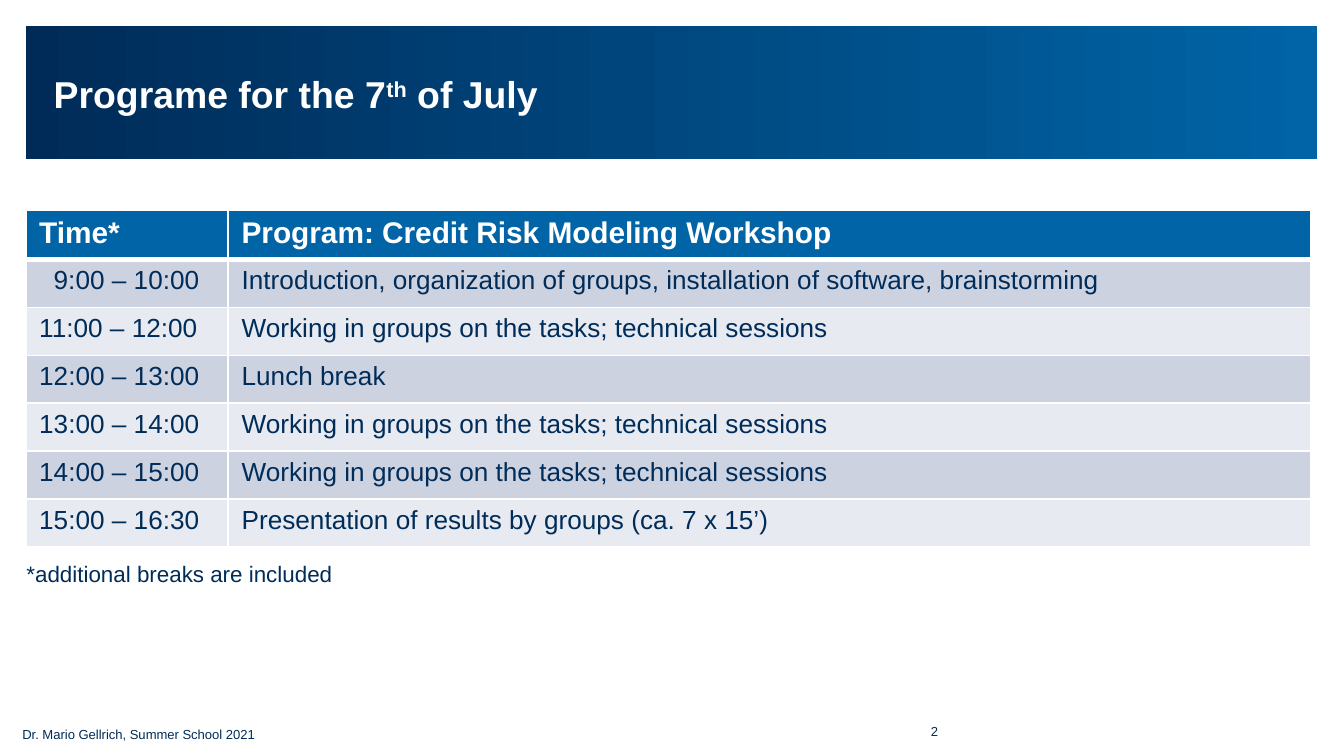
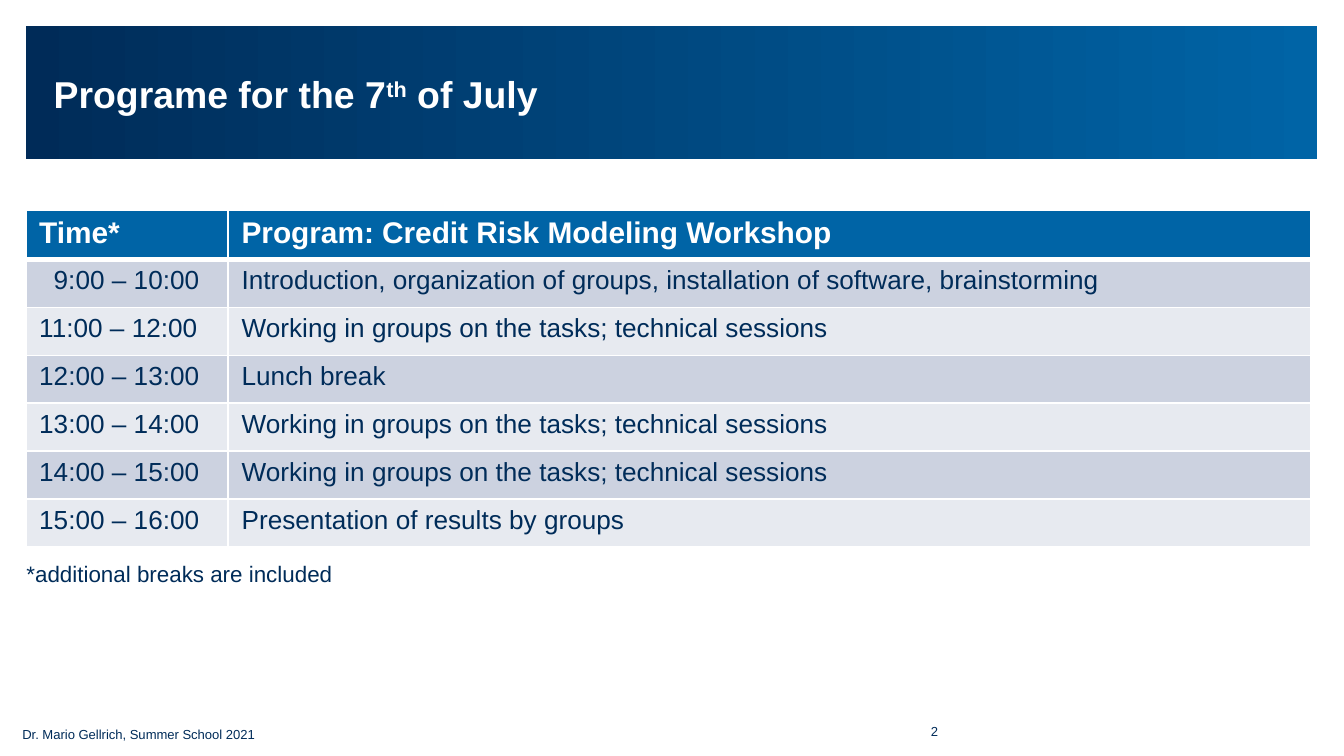
Before and after one commit to simschwab/summer_school_FS2022, a slide deck: slide 2 of Credit_Risk_Modeling/Slides_Credit_Risk_Modeling_Workshop_EN.pptx. Drawn at 1344x756 pixels with LibreOffice and Linux fonts; fonts in the diff are those of the drawing; background and template pictures are left out. Boxes give left, top, right and bottom in pixels: in the first picture for what was removed or moved away, otherwise in the second. Text is boxed around its words. In the diff, an @@ line names an element or a change of style, - is before the commit and + after.

```diff
--- a/Credit_Risk_Modeling/Slides_Credit_Risk_Modeling_Workshop_EN.pptx
+++ b/Credit_Risk_Modeling/Slides_Credit_Risk_Modeling_Workshop_EN.pptx
@@ table at (26,210,1310,547) @@
-row 7, column 1: 15:00 – 16:30
+row 7, column 1: 15:00 – 16:00
-row 7, column 2: Presentation of results by groups (ca. 7 x 15’)
+row 7, column 2: Presentation of results by groups
```
Also in this commit, not shown: 1 other file.
